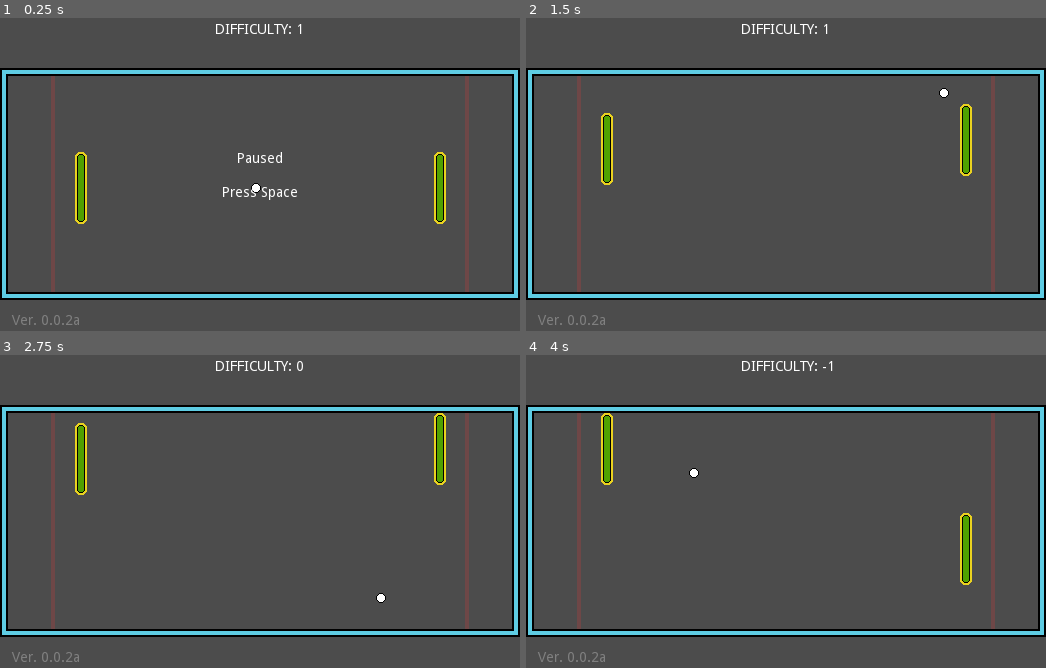
Above: before the commit, frames 1-4 (two rows, left to right).
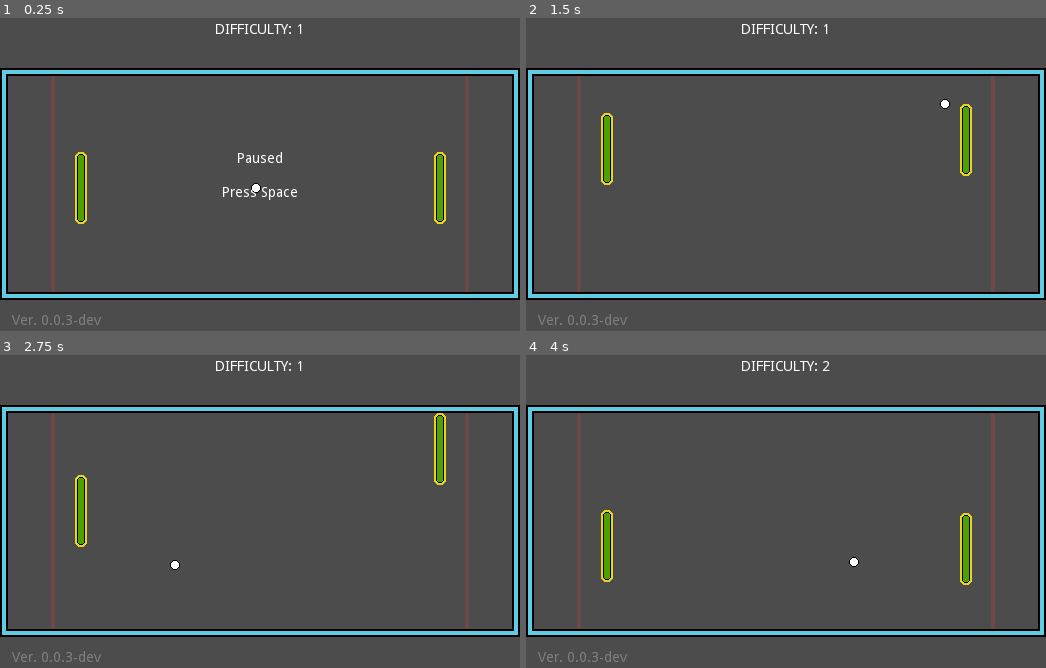
Above: after the commit, the same moments.

Repository: tkshehan/_pong
Game: Godot game, scene res://Game/Game.tscn
The game is run twice, just before and just after one commit, with the same random seed, the same clock (stepped at 60 frames per second) and the same inputs. Sound files missing from this copy of the repository are replaced by a short silence.
Inputs:
- Up to frame 1 (0.25 s): no input
- Up to frame 2 (1.5 s): tap Space (pause) at 0.5 s; hold Up (move_up) 0.53-1.28 s; hold Down (move_down) from 1.28 s (still down)
- Up to frame 3 (2.75 s): release Down (move_down) at 2.03 s; hold Up (move_up) from 2.03 s (still down)
- Up to frame 4 (4 s): release Up (move_up) at 3.53 s; hold Down (move_down) from 3.53 s (still down)

The runs differ from the first frame. In frame 1, less than 0.1% of the frame differs, in the area x 12-20%, y 94-99%; in frame 2, 0.2%; in frame 3, 1.0%; in frame 4, 1.2%, in the area x 12-65%, y 1-99%.

Commit message:
- set maximum and minimum ball speed - removed speed increasing on normal bounces - tightened angle of travel as speed increases

Diff:
--- a/Game/Ball.gd
+++ b/Game/Ball.gd
@@ -1,10 +1,15 @@
 extends KinematicBody2D
 
-
 var velocity = Vector2(1, 0)
-var max_speed = 800.0
 var in_net = false
 var waiting_destruction = false
+
+const MAX_VELOCITY = Vector2(2000.0, 200.0)
+var min_velocity = Vector2(0,0)
+const MAX_ANGLE = 45.0
+const ACCELERATION = 0.05
+
+const MIN_HITSTOP = 0.05
 
 signal end_stop
 
@@ -27,17 +32,24 @@
 		play_sfx()
 		var bounce_direction = collision.get_normal()
 		var collider_velocity = collision.get_collider_velocity()
-		velocity.x += -5 if velocity.x < 0 else 1
 		velocity = velocity.bounce(bounce_direction)
 		velocity += collider_velocity
 
+	var y_dir = 1 if velocity.y > 0 else -1
+	var x_dir = 1 if velocity.x > 0 else -1
+	if abs(velocity.x) > min_velocity.x:
+		min_velocity.x = abs(velocity.x)
+
+	velocity.y = min(abs(velocity.y), MAX_VELOCITY.y) * y_dir
+	velocity.x = max(abs(velocity.x), min_velocity.x) * x_dir
+	print(velocity.x, " ", min_velocity.x)
+
 func hit_stop():
-	$Timer.wait_time = max(0.05, abs((velocity.x / 2000)))
-	print($Timer.wait_time)
+	$Timer.wait_time = max(MIN_HITSTOP, abs((velocity.x + velocity.y) / 2000))
 	$Timer.start()
 	set_physics_process(false)
-	var direction = 1 if velocity.x > 0 else -1
-	velocity.x = lerp(velocity.x, direction * max_speed, 0.1)
+	var x_dir = 1 if velocity.x > 0 else -1
+	velocity.x = lerp(velocity.x, x_dir * MAX_VELOCITY.x, ACCELERATION)
 
 func _on_Timer_timeout() -> void:
 	set_physics_process(true)
--- a/Game/Game.tscn
+++ b/Game/Game.tscn
@@ -210,7 +210,7 @@
 margin_right = 52.0
 margin_bottom = 300.0
 custom_colors/font_color = Color( 1, 1, 1, 0.290196 )
-text = "Ver. 0.0.2a"
+text = "Ver. 0.0.3-dev"
 __meta__ = {
 "_edit_use_anchors_": false
 }
--- a/Game/Goal.gd
+++ b/Game/Goal.gd
@@ -1,8 +1,8 @@
 extends Area2D
 
 func _ready() -> void:
-	self.connect("body_entered", self, "on_body_entered")
+	var _err = self.connect("body_entered", self, "on_body_entered")
 
 
-func on_body_entered(body):
+func on_body_entered(_body):
 	pass
Not shown, changed: .mono/metadata/ide_server_meta.txt
Not shown, changed: README.md
